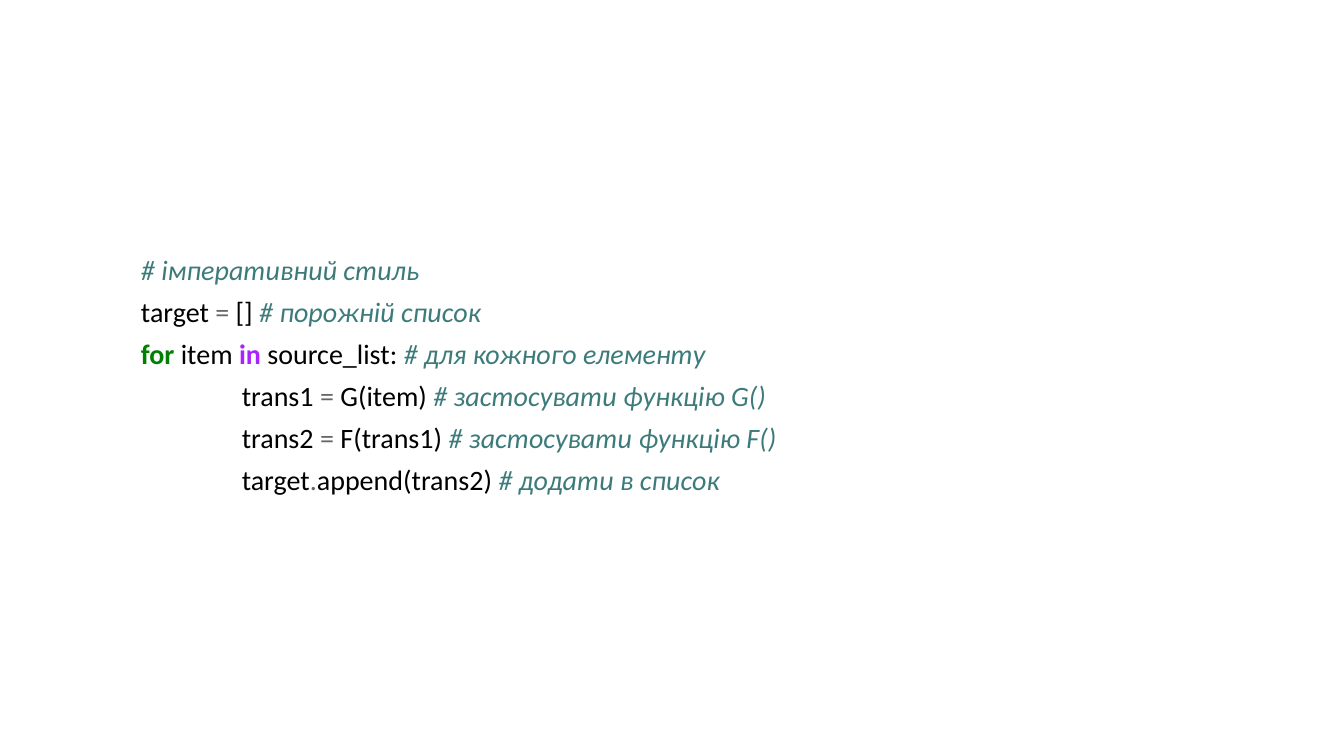
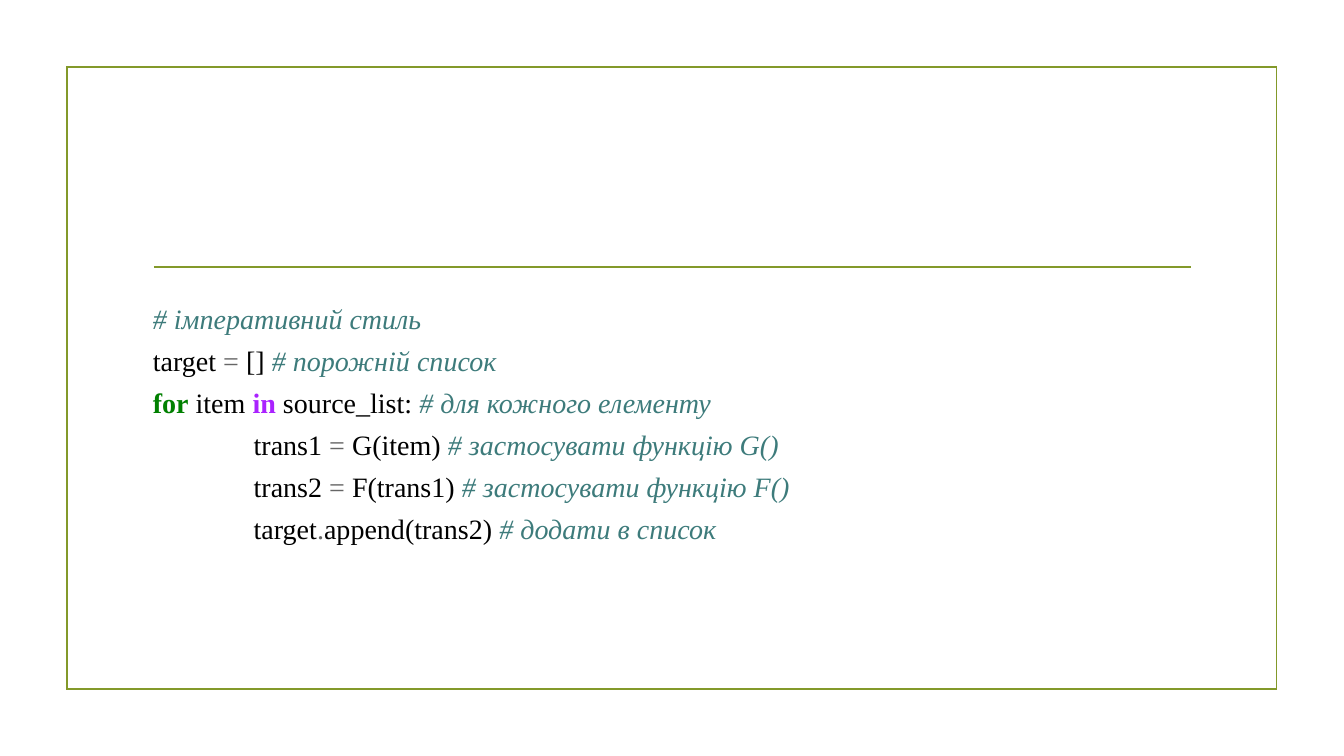
Before and after one commit to mecchmatProjects/Facultative, a slide deck: slide 4 of Lect0.pptx (slide 6 before the commit). Drawn at 1344x756 pixels with LibreOffice and Linux fonts; fonts in the diff are those of the drawing; background and template pictures are left out. Boxes give left, top, right and bottom in pixels: in the first picture for what was removed or moved away, otherwise in the second. Text is boxed around its words. In the diff, an @@ line names an element or a change of style, - is before the commit and + after.

Commit message:
lecture 0: style update

```diff
--- a/Lect0.pptx
+++ b/Lect0.pptx
@@ rectangle added at box(67, 68, 1276, 690), outline #83992A 1.25 pt @@
@@ line added from (154, 267) to (1191, 267), #83992A 1.25 pt @@
@@ text "# імперативний стиль": place and size @@
-text "# імперативний стиль" at box(141, 260, 776, 495)
+text "# імперативний стиль" at box(153, 309, 790, 545)
@@ text "# імперативний стиль" at box(153, 309, 790, 545): font Calibri to Times New Roman @@
```
Also in this commit, not shown: 29 other slides changed.
